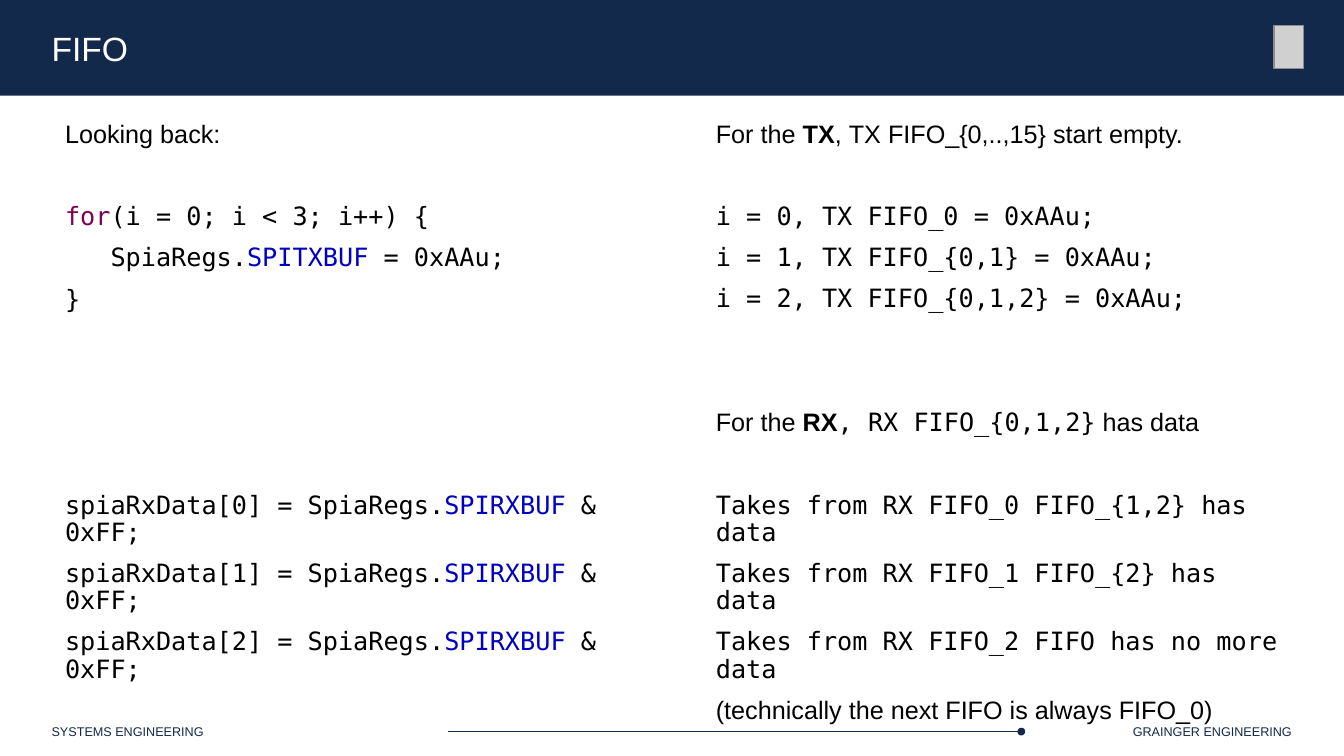
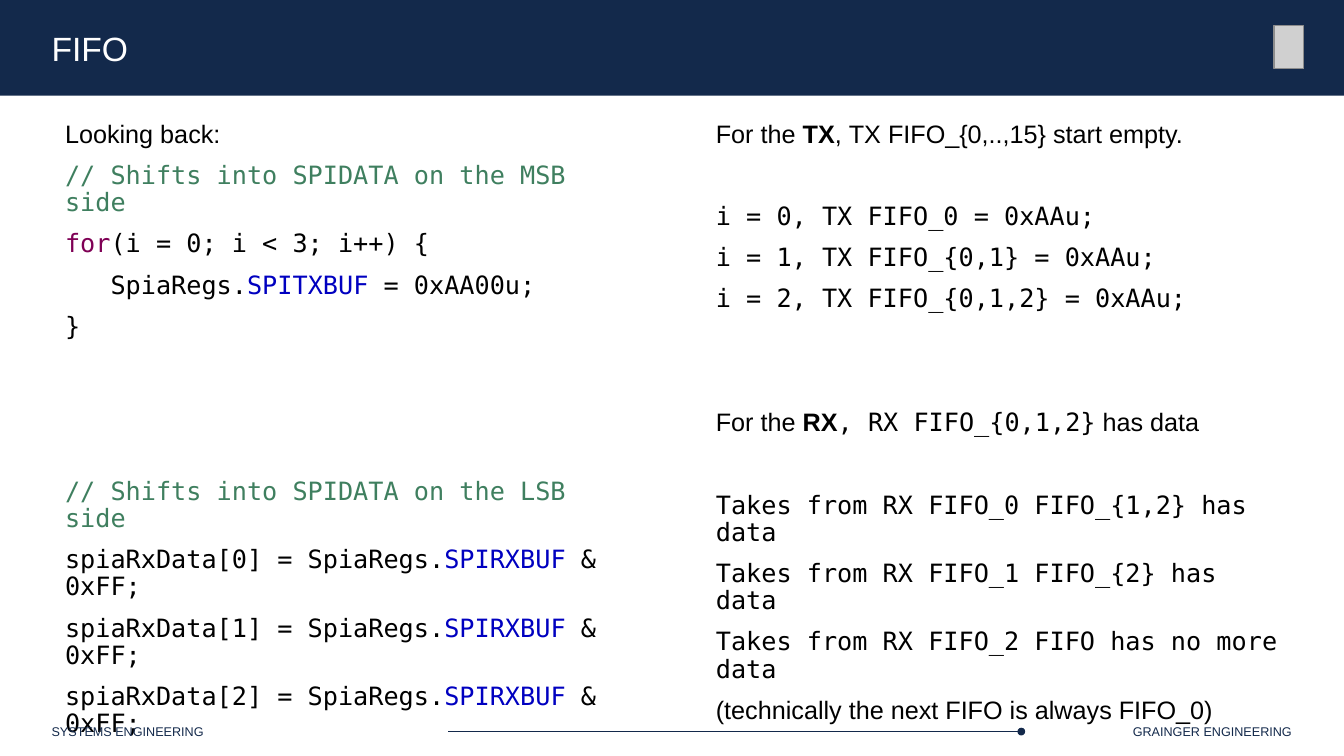
Before and after one commit to Marius-Juston/SE-423---Class-Material, a slide deck: slide 52 of Lectures/Slides/L6.pptx (slide 50 before the commit). Drawn at 1344x756 pixels with LibreOffice and Linux fonts; fonts in the diff are those of the drawing; grey boxes stand for pictures. Boxes give left, top, right and bottom in pixels: in the first picture for what was removed or moved away, otherwise in the second. Text is boxed around its words. In the diff, an @@ line names an element or a change of style, - is before the commit and + after.

```diff
--- a/Lectures/Slides/L6.pptx
+++ b/Lectures/Slides/L6.pptx
@@ text at (x1=65, y1=165, x2=566, y2=212): paragraph added @@
+// Shifts into SPIDATA on the MSB side
@@ text at (x1=111, y1=275, x2=535, y2=300): text changed @@
-SpiaRegs.SPITXBUF = 0xAAu;
+SpiaRegs.SPITXBUF = 0xAA00u;
@@ text at (x1=65, y1=481, x2=566, y2=528): paragraph added @@
+// Shifts into SPIDATA on the LSB side
```
Also in this commit, not shown: 6 other slides changed, 4 slides added.
